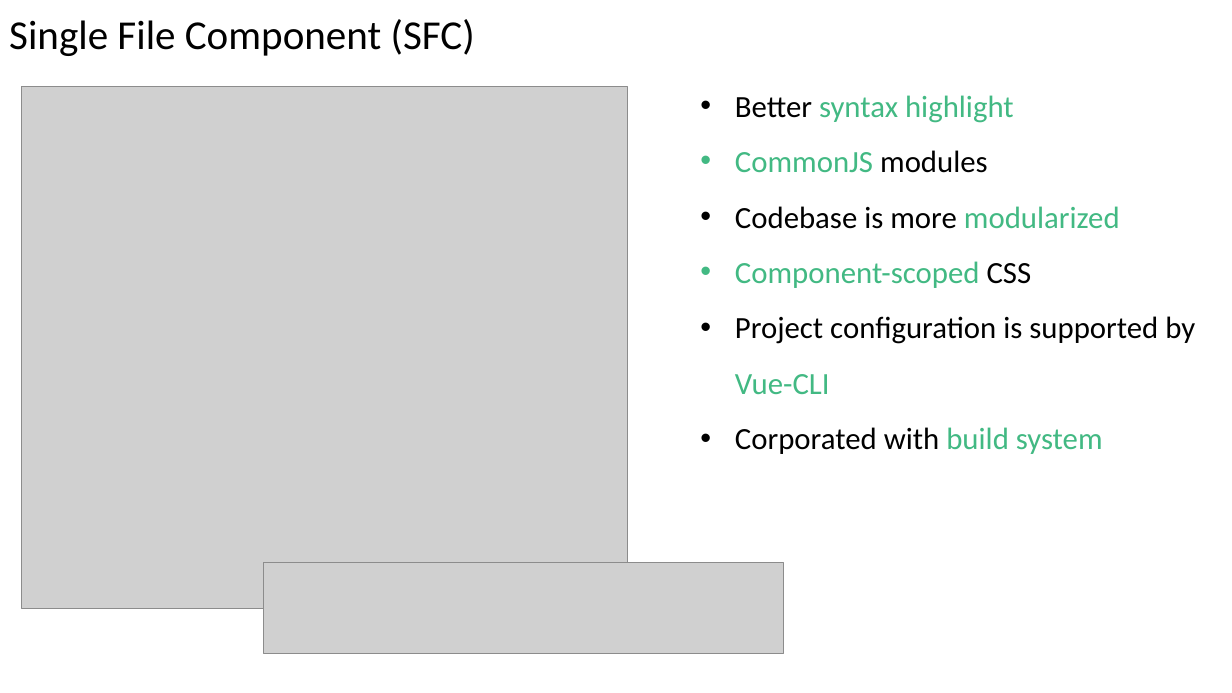
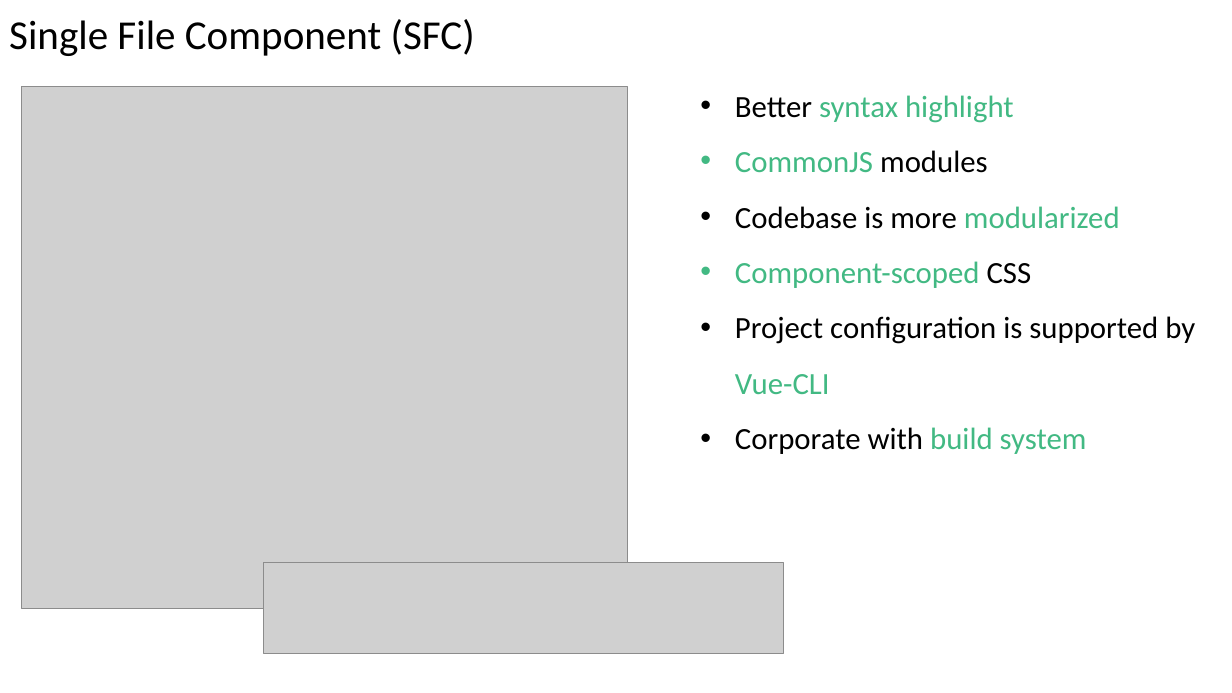
Before and after one commit to trancongduynguyen1997/sample-todo, a slide deck: slide 37 of VueJS Presentation.pptx (slide 36 before the commit). Drawn at 1232x693 pixels with LibreOffice and Linux fonts; fonts in the diff are those of the drawing; grey boxes stand for pictures. Boxes give left, top, right and bottom in pixels: in the first picture for what was removed or moved away, otherwise in the second. Text is boxed around its words. In the diff, an @@ line names an element or a change of style, - is before the commit and + after.

```diff
--- a/VueJS Presentation.pptx
+++ b/VueJS Presentation.pptx
@@ text at [735,427,1087,454]: text changed @@
-• Corporated with build system
+• Corporate with build system
```
Also in this commit, not shown: 23 other slides changed, 3 slides added, 2 slides removed, 1 other file.
